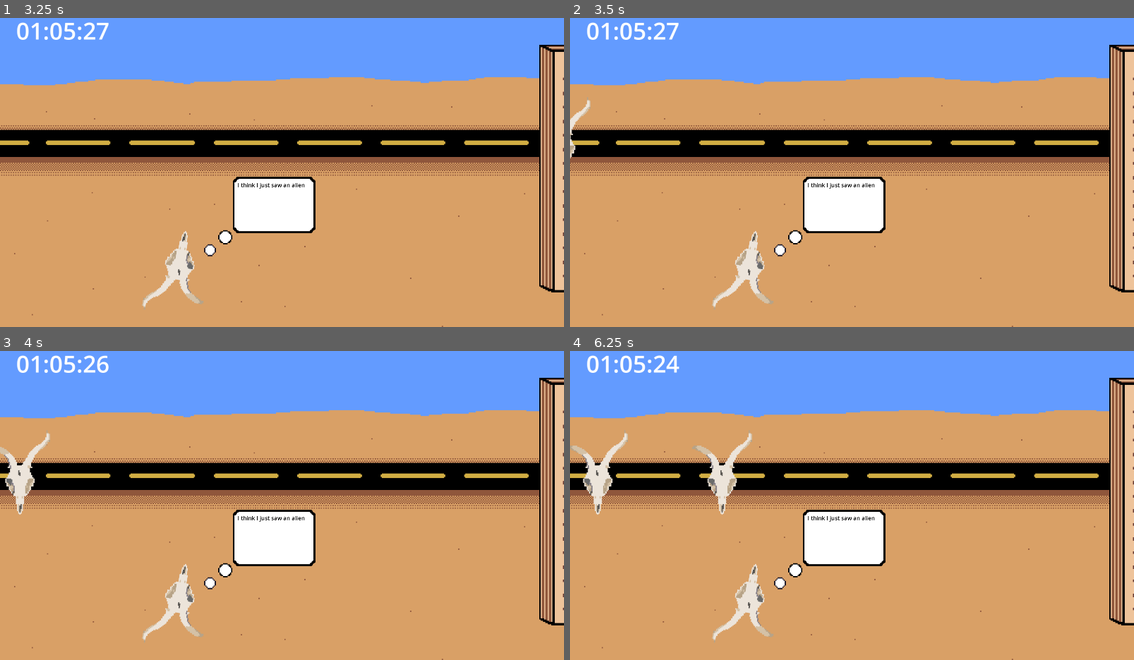
Above: before the commit, frames 1-4 (two rows, left to right).
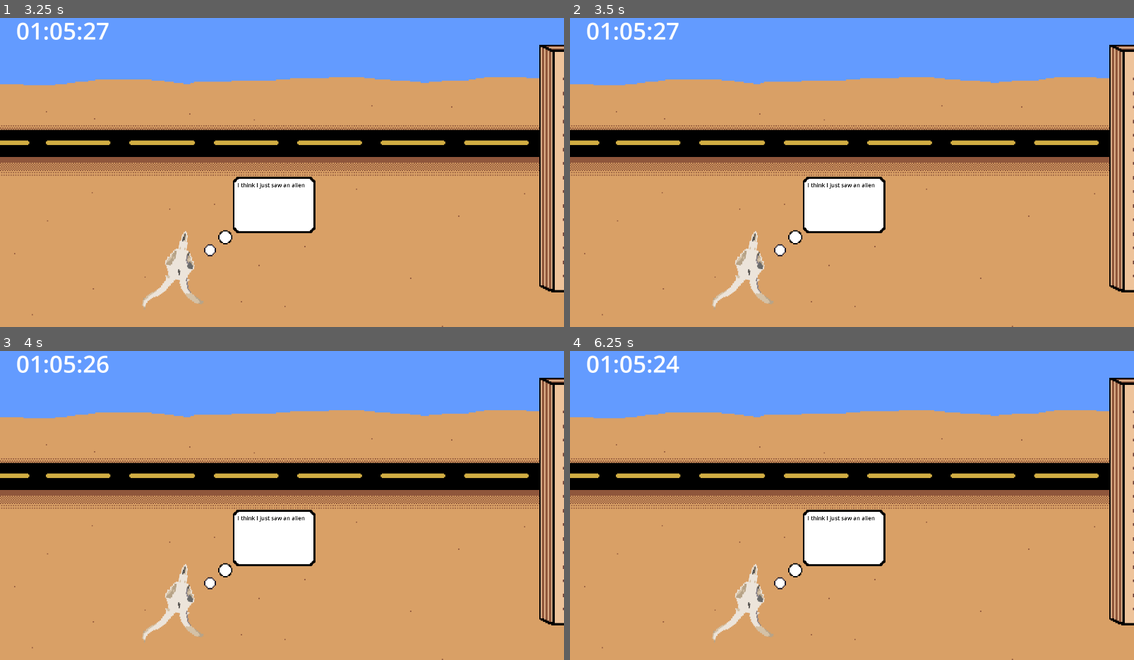
Above: after the commit, the same moments.

Repository: Beepered/SkeletonThingamaling
Game: Godot game, scene res://levels/level.tscn
Two runs of this game, one before a commit and one after it. Both use one fixed random seed, a clock stepped at 60 frames per second and the inputs below.
Inputs (mouse positions are in pixels of both pictures, inside the frame that each line leads up to):
- Up to frame 1 (3.25 s): tap Enter at 0.5, 2.75 s; move the mouse to (406, 153) at 0.52 s; click (406, 153) at 0.67 s; tap Space at 1.25 s; move the mouse to (169, 184) at 1.27 s; click (169, 184) at 1.42 s; move the mouse to (338, 98) at 2.02 s; click (338, 98) at 2.17 s; move the mouse to (253, 231) at 2.77 s; click (253, 231) at 2.92 s
- Up to frame 2 (3.5 s): no input
- Up to frame 3 (4 s): move the mouse to (451, 548) at 3.52 s; click (451, 548) at 3.67 s
- Up to frame 4 (6.25 s): move the mouse to (682, 452) at 4.27 s; click (682, 452) at 4.42 s; move the mouse to (880, 502) at 5.02 s; click (880, 502) at 5.17 s; move the mouse to (767, 422) at 5.77 s; click (767, 422) at 5.92 s

Frame 1 is identical in both runs. In frame 2, 0.2% of the frame differs, in the area x 0-4%, y 25-46%; in frame 3, 0.7%; in frame 4, 1.5%, in the area x 0-33%, y 25-53%.
Error before the commit: Invalid assignment of property or key 'texture' with value of type 'CompressedTexture2D' on a base object of type 'Nil'. (res://scripts/carMovement.gd:16)

Commit message:
Fix car spawning sprite error and Z order
Also change car spawn frequency and speed

Diff:
--- a/levels/level.tscn
+++ b/levels/level.tscn
@@ -23,6 +23,7 @@
 rotation = 2.96706
 
 [node name="Notepad" parent="." instance=ExtResource("1_6q7tb")]
+z_index = 10
 position = Vector2(2614, 523)
 
 [node name="countdown_text" parent="." instance=ExtResource("2_xfwx3")]
--- a/scripts/carMovement.gd
+++ b/scripts/carMovement.gd
@@ -1,7 +1,7 @@
 extends Node2D
 
-@onready var sprite : Sprite2D = $Sprite2D  # Reference to the sprite node
-var speed : float = 200  # Adjust speed as needed
+#@onready var sprite : Sprite2D = $Sprite2D # Reference to the sprite node
+var speed : float = 300  # Adjust speed as needed
 
 func _process(delta: float) -> void:
 	# Move the car to the right
@@ -13,4 +13,5 @@
 
 # Function to set the car sprite texture
 func set_sprite_texture(texture: Texture2D) -> void:
+	var sprite : Sprite2D = $Sprite2D
 	sprite.texture = texture
--- a/scripts/carSpawner.gd
+++ b/scripts/carSpawner.gd
@@ -4,8 +4,8 @@
 @export var car_sprites : Array[Texture2D]  # Array to store car textures
 var timer : float = 0.0
 var spawn_interval : float = 0.0  # Initialize spawn interval
-@export var spawnMin : float = 2.0
-@export var spawnMax : float = 4.0
+@export var spawnMin : float = 10.0
+@export var spawnMax : float = 25.0
 
 func _ready() -> void:
 	# Set the initial spawn interval to a random value between spawnMin and spawnMax seconds
@@ -20,7 +20,6 @@
 		spawn_interval = randf_range(spawnMin, spawnMax)
 
 func spawn_car() -> void:
-	print("spawn car")
 	var car = car_scene.instantiate()  # Instantiate a new car
 	car.position = position  # Set the car position to the spawner's position
 
